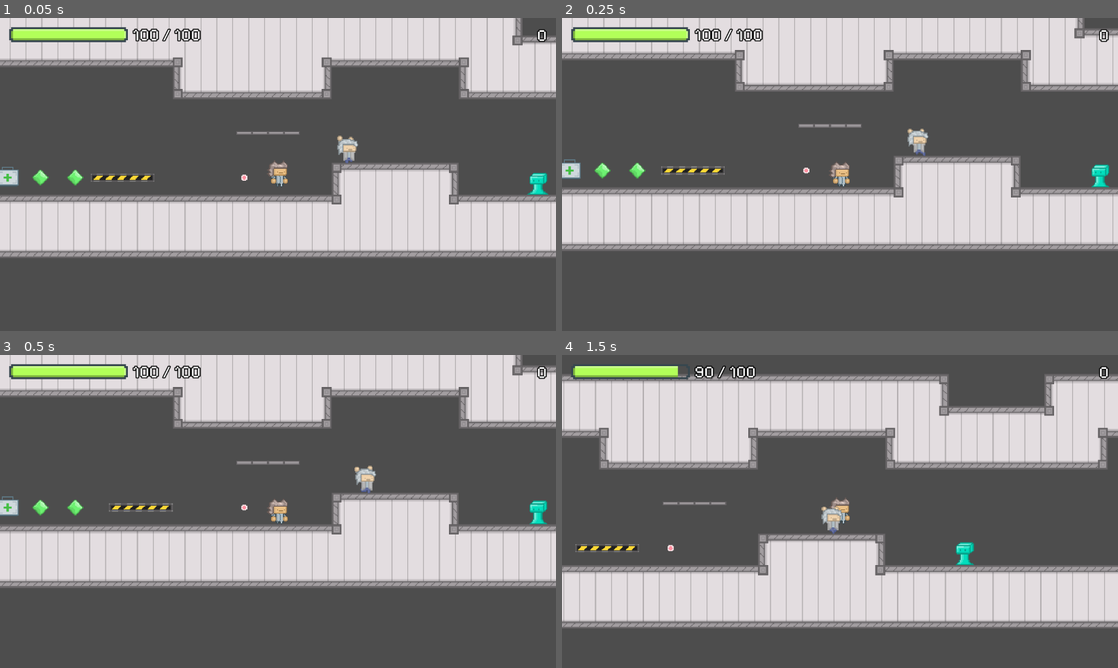
Above: before the commit, frames 1-4 (two rows, left to right).
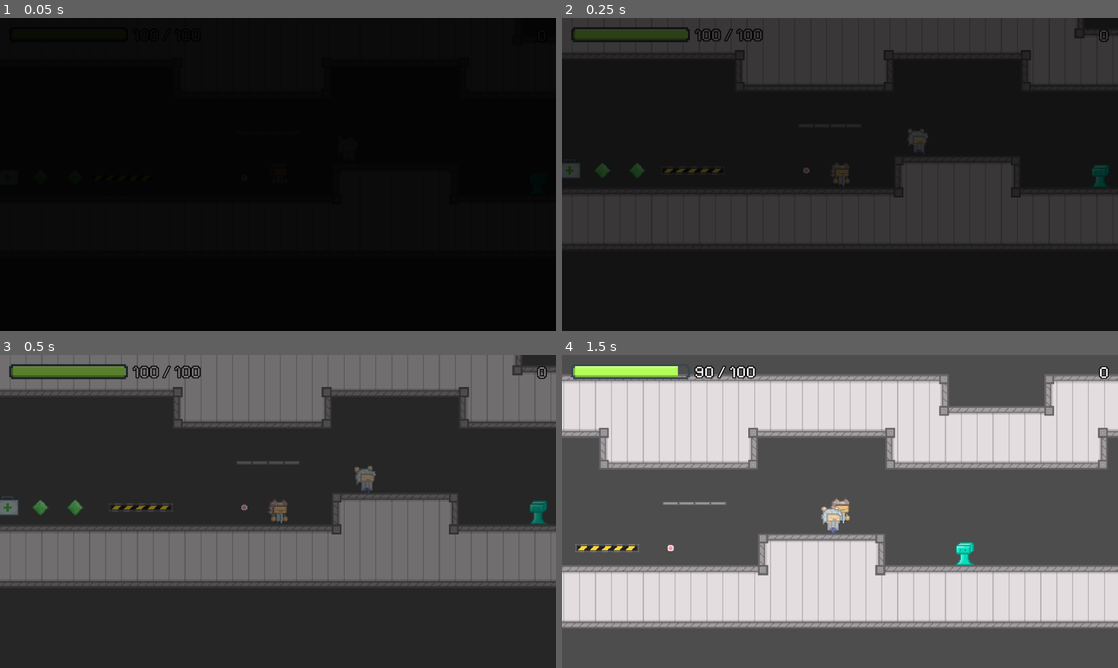
Above: after the commit, the same moments.

Repository: Brian-Magnuson/lab_escape_gd
Game: Godot game, scene res://scenes/level_0.tscn
The game is run twice, just before and just after one commit, with the same random seed, the same clock (stepped at 60 frames per second) and the same inputs.
Inputs (mouse positions are in pixels of both pictures, inside the frame that each line leads up to):
- Up to frame 1 (0.05 s): no input
- Up to frame 2 (0.25 s): no input
- Up to frame 3 (0.5 s): no input
- Up to frame 4 (1.5 s): move the mouse to (962, 495) at 0.52 s; press the mouse at (962, 495) at 0.53 s; hold D (move_right) from 0.53 s (still down); tap Space (jump) at 0.77 s; move the mouse to (728, 527) at 1.27 s; release the mouse at (728, 527) at 1.28 s; click (728, 527) at 1.35 s

The runs differ from the first frame. In frame 1, 100% of the frame differs, in the area x 0-100%, y 0-100%; in frame 2, 100%; in frame 3, 100%; in frame 4, nothing differs.

Commit message:
Add ColorRect for fade-in effect

Diff:
--- a/scenes/level_0.tscn
+++ b/scenes/level_0.tscn
@@ -301,6 +301,58 @@
 sources/0 = SubResource("TileSetAtlasSource_khyoe")
 sources/1 = SubResource("TileSetAtlasSource_75b4n")
 
+[sub_resource type="Animation" id="Animation_vc1y7"]
+length = 0.001
+tracks/0/type = "value"
+tracks/0/imported = false
+tracks/0/enabled = true
+tracks/0/path = NodePath(".:color")
+tracks/0/interp = 1
+tracks/0/loop_wrap = true
+tracks/0/keys = {
+"times": PackedFloat32Array(0),
+"transitions": PackedFloat32Array(1),
+"update": 0,
+"values": [Color(1, 1, 1, 0)]
+}
+
+[sub_resource type="Animation" id="Animation_44yx7"]
+resource_name = "fade_in"
+tracks/0/type = "value"
+tracks/0/imported = false
+tracks/0/enabled = true
+tracks/0/path = NodePath(".:color")
+tracks/0/interp = 1
+tracks/0/loop_wrap = true
+tracks/0/keys = {
+"times": PackedFloat32Array(0, 1),
+"transitions": PackedFloat32Array(1, 1),
+"update": 0,
+"values": [Color(0, 0, 0, 1), Color(0, 0, 0, 0)]
+}
+
+[sub_resource type="Animation" id="Animation_ypn4w"]
+resource_name = "fade_out"
+tracks/0/type = "value"
+tracks/0/imported = false
+tracks/0/enabled = true
+tracks/0/path = NodePath(".:color")
+tracks/0/interp = 1
+tracks/0/loop_wrap = true
+tracks/0/keys = {
+"times": PackedFloat32Array(0, 1),
+"transitions": PackedFloat32Array(1, 1),
+"update": 0,
+"values": [Color(0, 0, 0, 0), Color(0, 0, 0, 1)]
+}
+
+[sub_resource type="AnimationLibrary" id="AnimationLibrary_lbrgs"]
+_data = {
+&"RESET": SubResource("Animation_vc1y7"),
+&"fade_in": SubResource("Animation_44yx7"),
+&"fade_out": SubResource("Animation_ypn4w")
+}
+
 [node name="Level0" type="Node"]
 script = ExtResource("1_bqruw")
 
@@ -371,6 +423,21 @@
 label_settings = ExtResource("9_68k0l")
 vertical_alignment = 1
 
+[node name="ColorRect" type="ColorRect" parent="CanvasLayer"]
+visible = false
+anchors_preset = 15
+anchor_right = 1.0
+anchor_bottom = 1.0
+grow_horizontal = 2
+grow_vertical = 2
+color = Color(1, 1, 1, 0)
+
+[node name="AnimationPlayer" type="AnimationPlayer" parent="CanvasLayer/ColorRect"]
+libraries = {
+&"": SubResource("AnimationLibrary_lbrgs")
+}
+autoplay = "fade_in"
+
 [node name="GreenGem" parent="." instance=ExtResource("10_sgai5")]
 position = Vector2(30, 495)
 
--- a/scenes/player.tscn
+++ b/scenes/player.tscn
@@ -238,7 +238,7 @@
 [node name="AnimatedSprite2D" type="AnimatedSprite2D" parent="."]
 texture_filter = 1
 sprite_frames = SubResource("SpriteFrames_ssiv6")
-animation = &"death"
+animation = &"idle"
 
 [node name="Hitbox" type="Area2D" parent="." groups=["player_hitbox"]]
 
--- a/scripts/level_0.gd
+++ b/scripts/level_0.gd
@@ -1,6 +1,9 @@
 extends Node
 
 var score = 0.0
+
+func _ready() -> void:
+	$CanvasLayer/ColorRect.visible = true
 
 func _on_player_health_updated(health: float, max_health: float) -> void:
 	$CanvasLayer/HealthBar.value = health / max_health
Not shown: 1 places in scenes/level_0.tscn that only renumber resources
